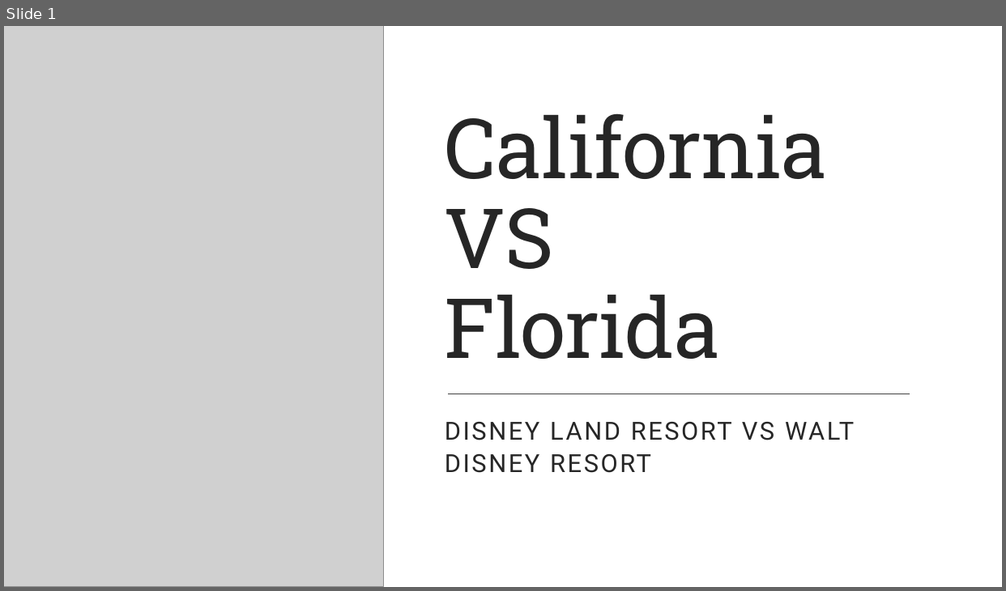
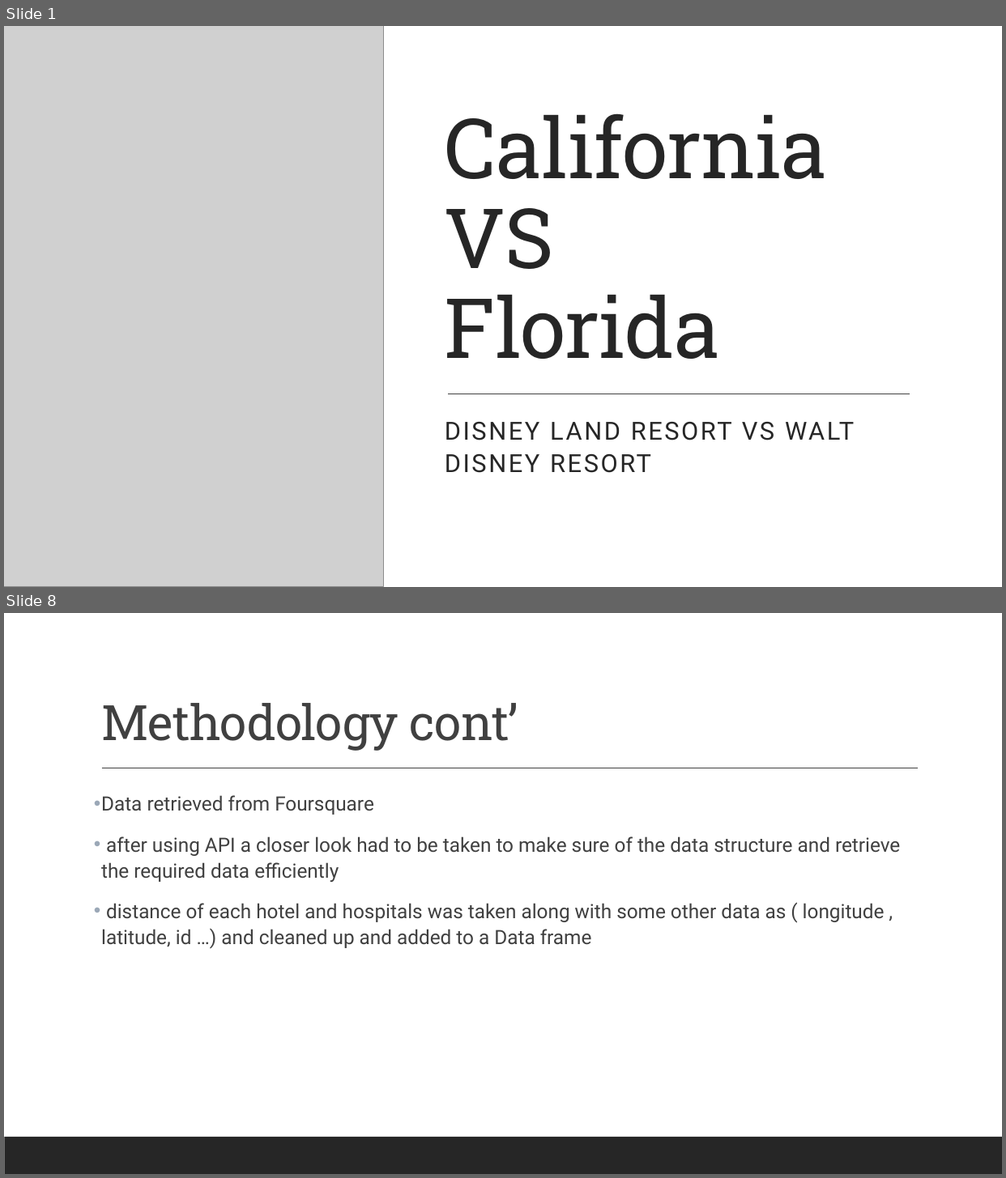
Before and after one commit to NohaGalal04/Coursera_Capstone, a slide deck: California.pptx. Shown one above the other, each under a label of ours: slide 1 before the commit, slides 1 and 8 after it; the slides between them are not shown. The pictures are 1006x591 and 1006x1178 pixels, drawn with LibreOffice and Linux fonts; fonts in the diff are those of the drawing; grey boxes stand for pictures. Boxes give left, top, right and bottom in pixels: in the first picture for what was removed or moved away, otherwise in the second. Text is boxed around its words. In the diff, an @@ line names an element or a change of style, - is before the commit and + after.

```diff
--- a/California.pptx
+++ b/California.pptx
@@ slide 8 added at (4,613,1002,1174), background #FFFFFF; not listed: 1 template element that a slide beside it also shows @@
@@ title added at (101,703,519,751), 47 pt, text #404040 @@
+Methodology cont’
@@ line added from (102, 769) to (918, 769), #404040 1 pt @@
@@ text added at (101,795,900,948), 19 pt, text #404040 @@
+• Data retrieved from Foursquare
+• after using API a closer look had to be taken to make sure of the data structure and retrieve the required data efficiently
+• distance of each hotel and hospitals was taken along with some other data as ( longitude , latitude, id …) and cleaned up and added to a Data frame
```
Also in this commit, not shown: 3 slides changed, 4 other slides added.
